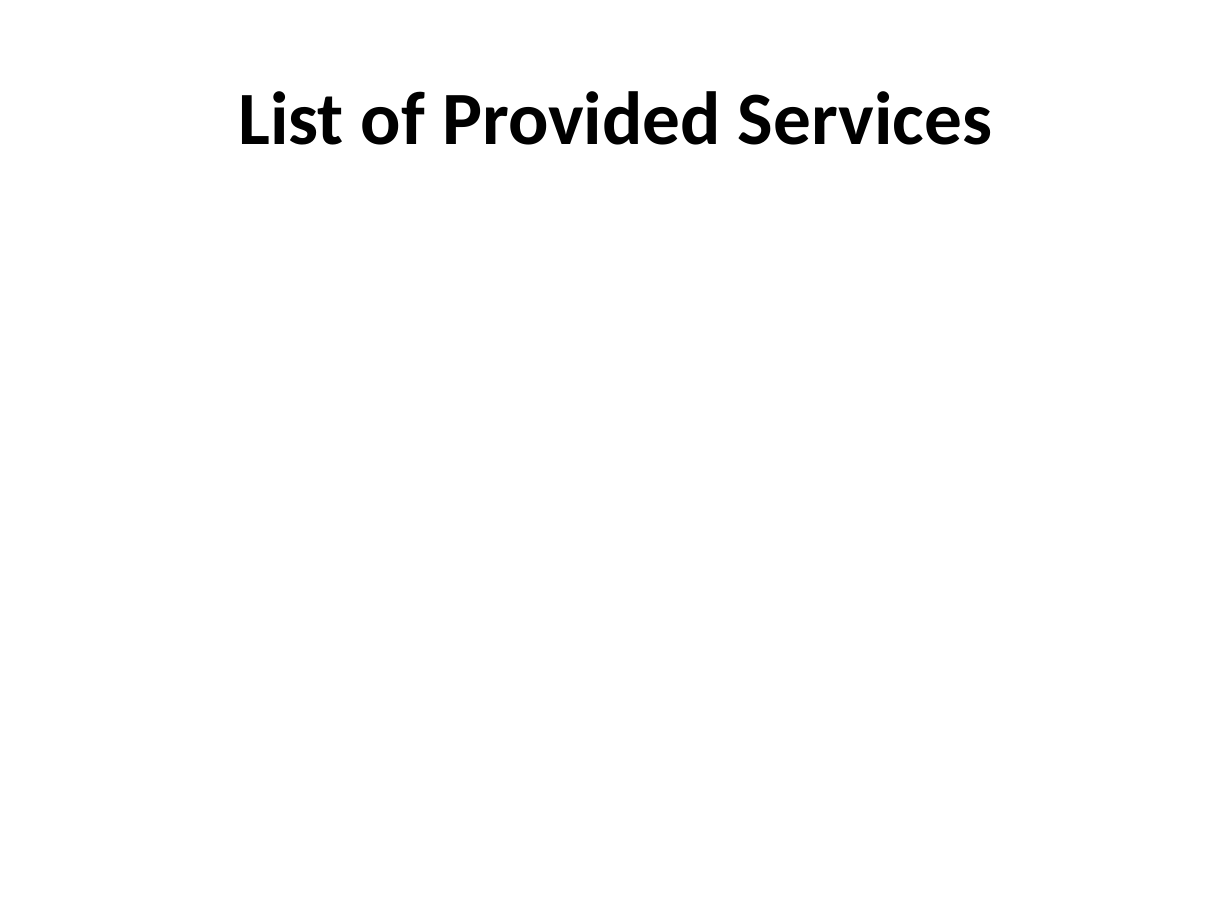
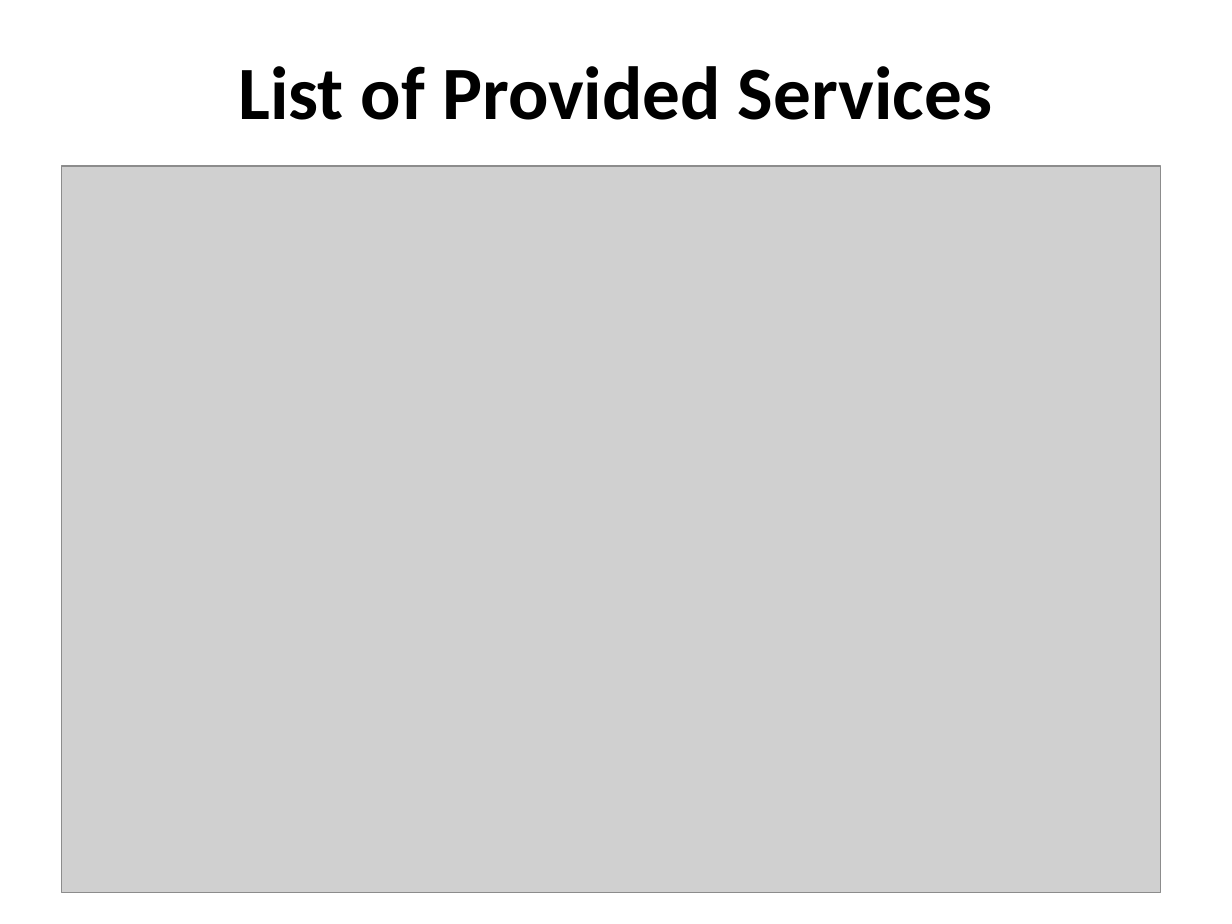
Before and after one commit to ThinkShare/ThinkShare, a slide deck: slide 5 of Team ‘Lime’.pptx. Drawn at 1232x924 pixels with LibreOffice and Linux fonts; fonts in the diff are those of the drawing; grey boxes stand for pictures; background and template pictures are left out. Boxes give left, top, right and bottom in pixels: in the first picture for what was removed or moved away, otherwise in the second. Text is boxed around its words. In the diff, an @@ line names an element or a change of style, - is before the commit and + after.

Commit message:
Complete Presentation
Added database schema and provided services list

```diff
--- a/Team ‘Lime’.pptx
+++ b/Team ‘Lime’.pptx
@@ title "List of Provided Services": place and size @@
-title "List of Provided Services" at (238,91,992,145)
+title "List of Provided Services" at (238,66,992,120)
@@ picture added at (62,166,1161,893) @@
```
Also in this commit, not shown: 2 other slides changed.
